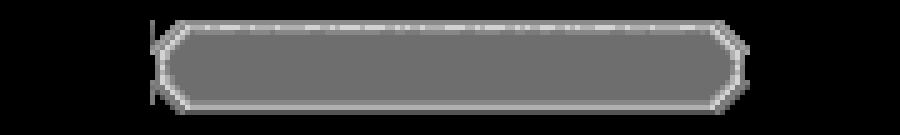
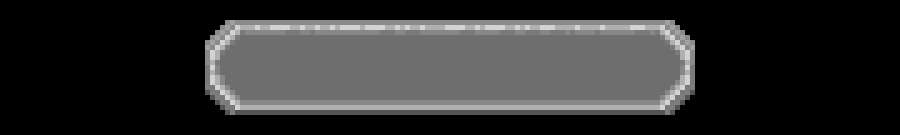
Comparing the layer stacks of the two w=900, h=135 images. Changes:
painted on "Background" over [155, 20, 745, 115]
